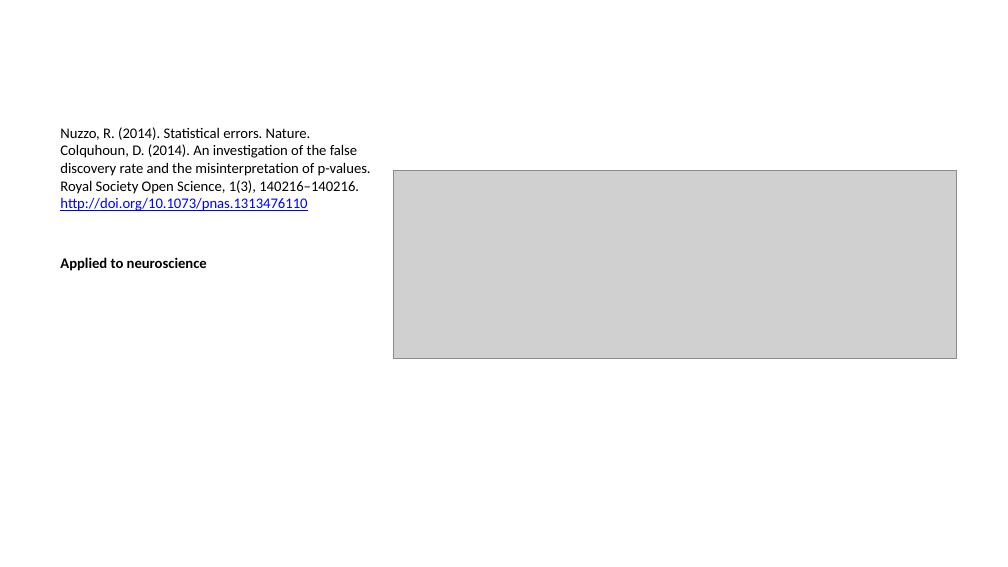
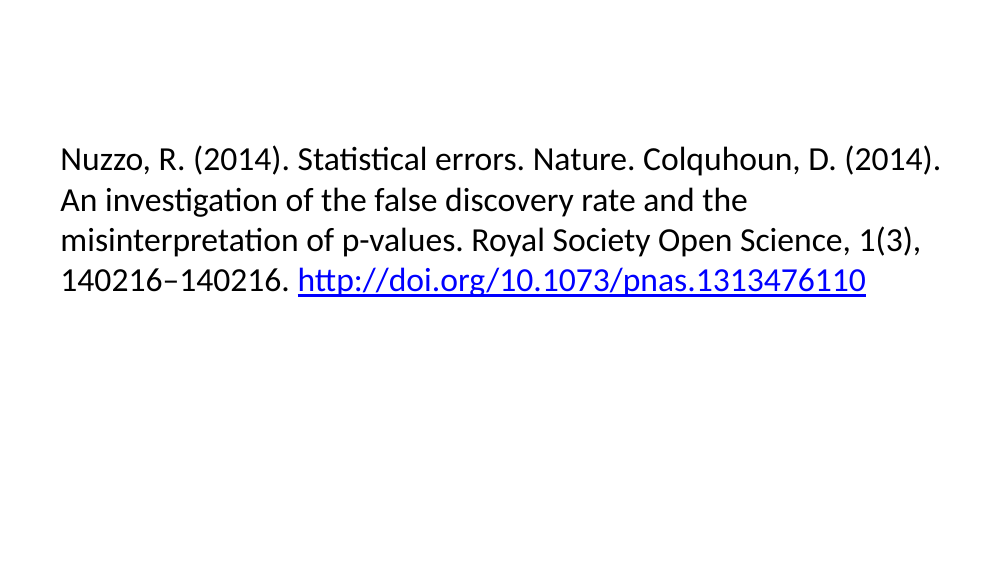
Before and after one commit to lmu-osc/train-the-trainer-student-track-OS, a slide deck: slide 42 of materials/OS-M1/OS-M1-S1-Reproducibility-Replicability/OS-M1-S1-Replicability-slides.pptx (slide 19 before the commit). Drawn at 1008x567 pixels with LibreOffice and Linux fonts; fonts in the diff are those of the drawing; grey boxes stand for pictures. Boxes give left, top, right and bottom in pixels: in the first picture for what was removed or moved away, otherwise in the second. Text is boxed around its words. In the diff, an @@ line names an element or a change of style, - is before the commit and + after.

```diff
--- a/materials/OS-M1/OS-M1-S1-Reproducibility-Replicability/OS-M1-S1-Replicability-slides.pptx
+++ b/materials/OS-M1/OS-M1-S1-Reproducibility-Replicability/OS-M1-S1-Replicability-slides.pptx
@@ text "Nuzzo, R. (2014). Statistical errors. ...": place and size @@
-text "Nuzzo, R. (2014). Statistical errors. ..." at bbox=[60, 127, 371, 271]
+text "Nuzzo, R. (2014). Statistical errors. ..." at bbox=[60, 145, 941, 297]
@@ text "Nuzzo, R. (2014). Statistical errors. ..." at bbox=[60, 145, 941, 297]: size 10.5 to 24 pt; more space between paragraphs @@
@@ picture removed at bbox=[393, 170, 956, 358] @@
@@ text at bbox=[60, 257, 207, 271]: paragraph removed @@
-Applied to neuroscience
```
Also in this commit, not shown: 28 other slides changed, 76 slides added, 5 slides removed, 23 other files.
